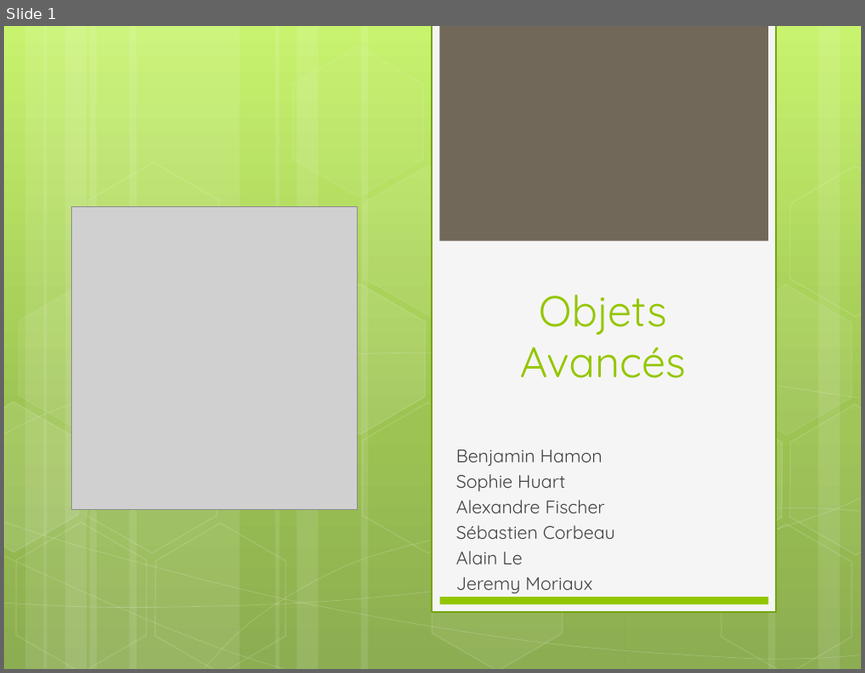
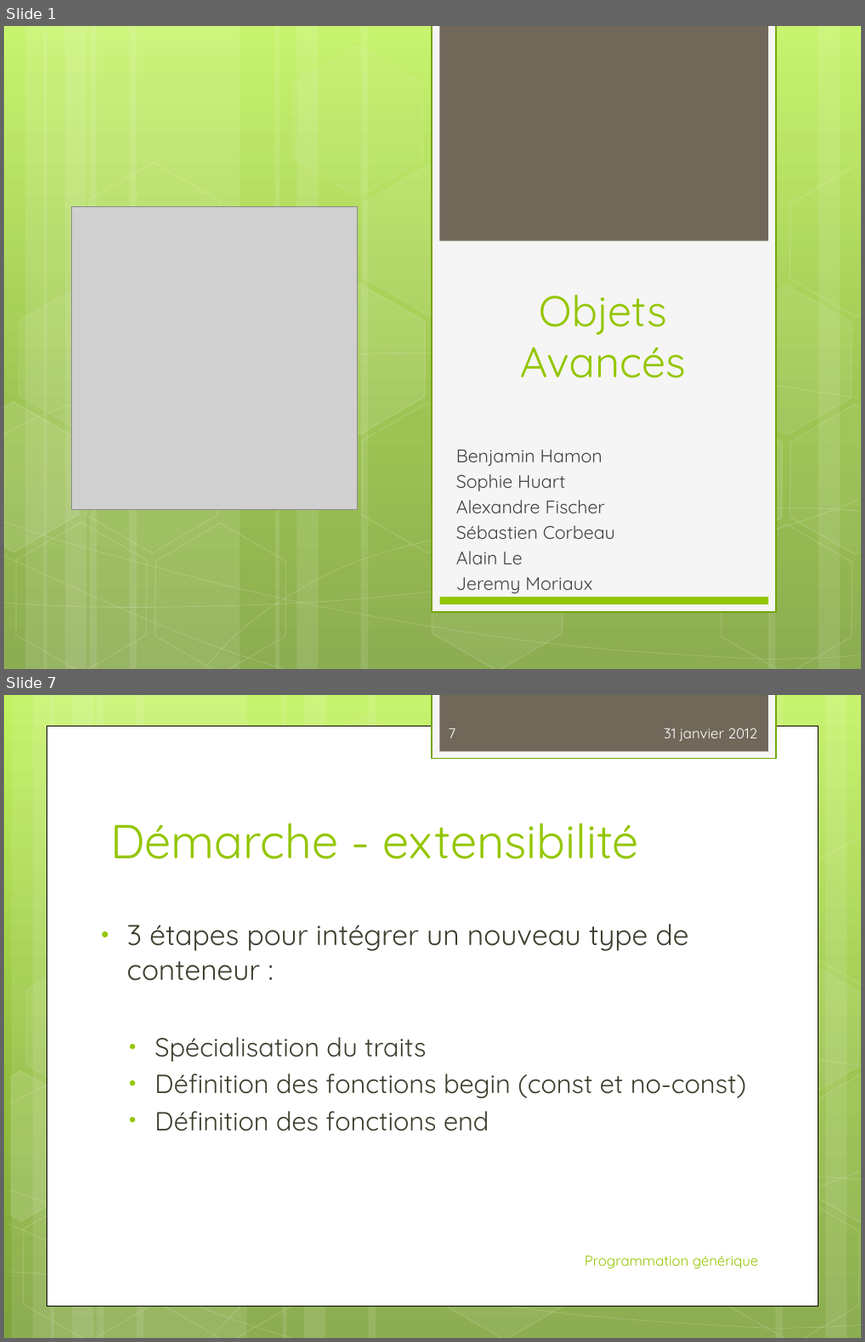
Before and after one commit to alex198710/genericprogramming, a slide deck: PresentationProgGenerik.pptx. Shown one above the other, each under a label of ours: slide 1 before the commit, slides 1 and 7 after it; the slides between them are not shown. The pictures are 865x673 and 865x1342 pixels, drawn with LibreOffice and Linux fonts; fonts in the diff are those of the drawing; grey boxes stand for pictures. Boxes give left, top, right and bottom in pixels: in the first picture for what was removed or moved away, otherwise in the second. Text is boxed around its words. In the diff, an @@ line names an element or a change of style, - is before the commit and + after.

```diff
--- a/PresentationProgGenerik.pptx
+++ b/PresentationProgGenerik.pptx
@@ slide 7 added at (4,695,861,1338), background gradient #C3F35F to #93BF3F to #81A53E @@
@@ rectangle added at (432,695,776,759), fill #F5F5F5, outline #74A510 1.25 pt @@
@@ rectangle added at (439,695,767,752), fill #71685A @@
@@ rectangle added at (46,726,818,1305), fill #FFFFFF, outline #000000 0.5 pt @@
@@ page number added at (449,728,456,738), 12 pt, text #FEFEFE @@
+7
@@ text added at (664,728,758,741), 12 pt, text #FEFEFE @@
+31 janvier 2012
@@ group added at (4,695,861,1338): 12 rectangles, 8 freeform shapes, 8 hexagons @@
@@ title added at (110,823,639,859), 40 pt, text #94C600 @@
+Démarche - extensibilité
@@ text added at (127,924,746,1131), 22 pt, text #3E3D2D @@
+• 3 étapes pour intégrer un nouveau type de conteneur :
+  • Spécialisation du traits
+  • Définition des fonctions begin (const et no-const)
+  • Définition des fonctions end
@@ text added at (585,1255,758,1269), 12 pt, text #94C600 @@
+Programmation générique
```
Also in this commit, not shown: 2 slides changed, 5 other slides added.
